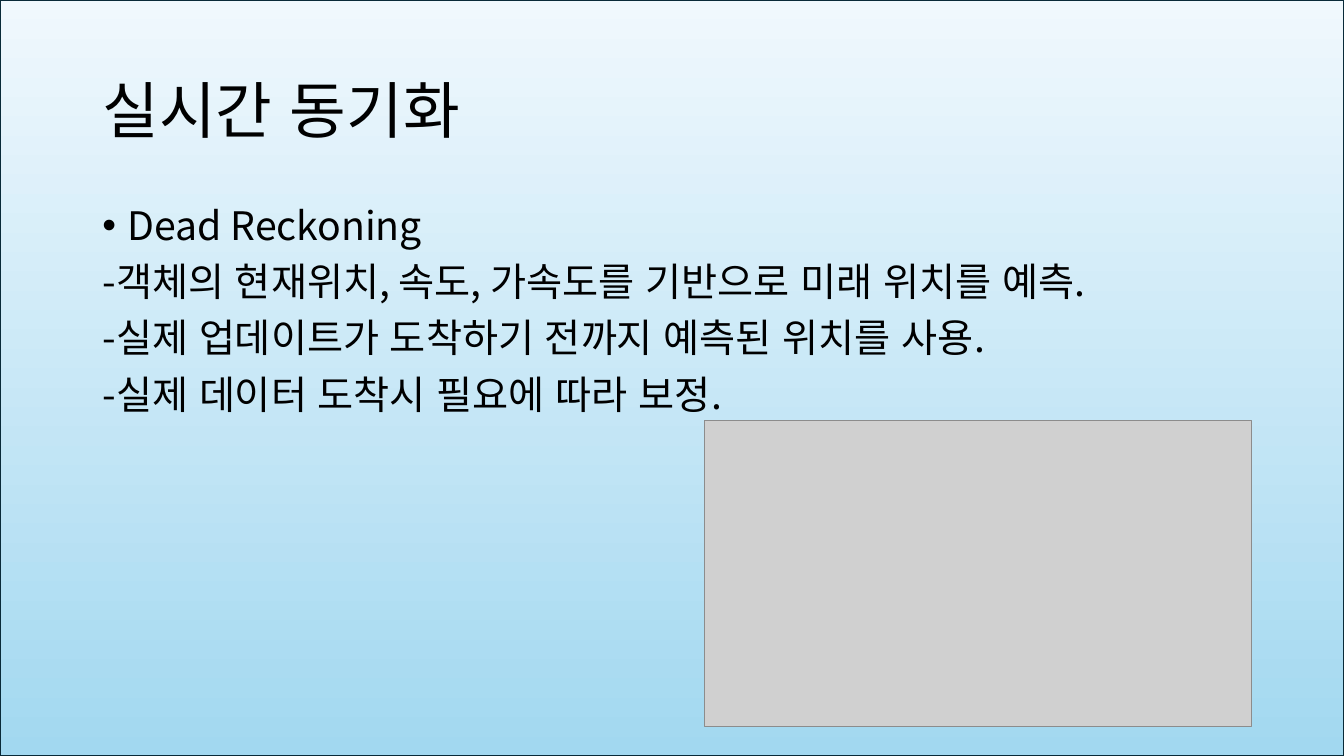
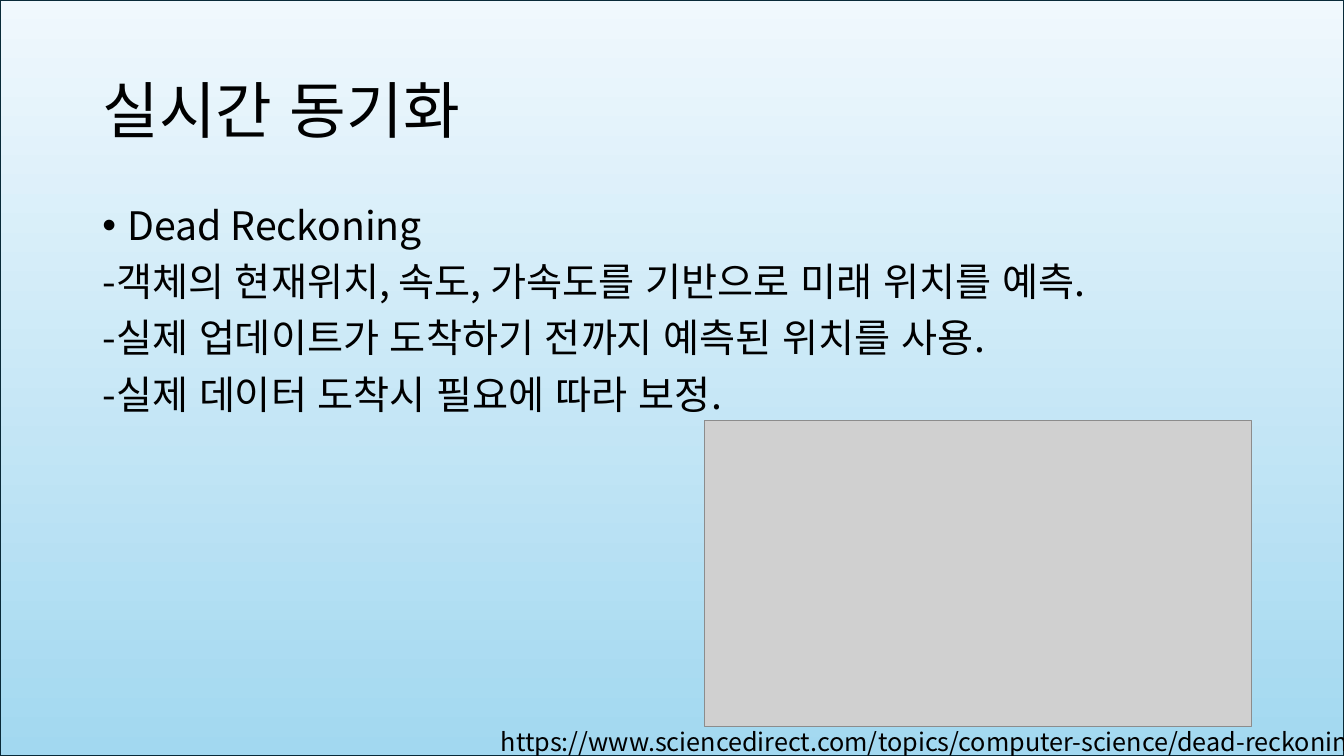
Before and after one commit to crapa36/Graduation-Project, a slide deck: slide 2 of Server/2025 졸업작품 중점 연구 주제.pptx. Drawn at 1344x756 pixels with LibreOffice and Linux fonts; fonts in the diff are those of the drawing; grey boxes stand for pictures. Boxes give left, top, right and bottom in pixels: in the first picture for what was removed or moved away, otherwise in the second. Text is boxed around its words. In the diff, an @@ line names an element or a change of style, - is before the commit and + after.

```diff
--- a/Server/2025 졸업작품 중점 연구 주제.pptx
+++ b/Server/2025 졸업작품 중점 연구 주제.pptx
@@ text added at (501, 725, 1344, 756), 18 pt, text #000000 @@
+https://www.sciencedirect.com/topics/computer-science/dead-reckoning
```
Also in this commit, not shown: 1 other slide changed.
